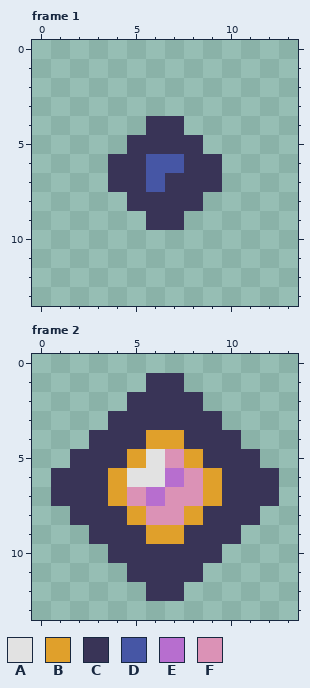
Two versions of one pixel-art file, Art/Pip AP UI.aseprite. Above is the file before it was changed.
14x14 pixels, 2 frames. Shown: frame 1, frame 2.
Visible layers, top first: "Fore", "Back".
Palette (. is transparent): A #e2e2e2  B #e0a02b  C #393457  D #4656a5  E #b76ecf  F #db92b6
Pixels before, frame 1, first column x 4:
 4 ..CC..
 5 .CCCC.
 6 CCDDCC
 7 CCDCCC
 8 .CCCC.
 9 ..CC..
Pixels before, frame 2, first column x 1:
 1 .....CC.....
 2 ....CCCC....
 3 ...CCCCCC...
 4 ..CCCBBCCC..
 5 .CCCBAFBCCC.
 6 CCCBAAEFBCCC
 7 CCCBFEFFBCCC
 8 .CCCBFFBCCC.
 9 ..CCCBBCCC..
10 ...CCCCCC...
11 ....CCCC....
12 .....CC.....
The result:
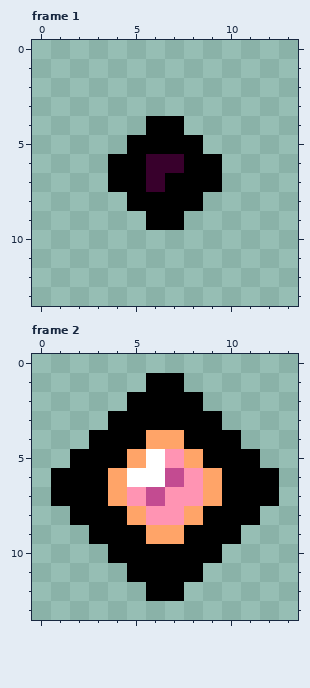
Change:
Colour A changes from #e2e2e2 to #ffffff.
Colour B changes from #e0a02b to #ffa468.
Colour C changes from #393457 to #000000.
Colour D changes from #4656a5 to #38002c.
Colour E changes from #b76ecf to #c34b91.
Colour F changes from #db92b6 to #ff94b3.
Pixel boxes of the changes (left, top, right, bottom) in both pictures:
changed: (108, 116, 222, 230)
changed: (51, 373, 279, 601)
